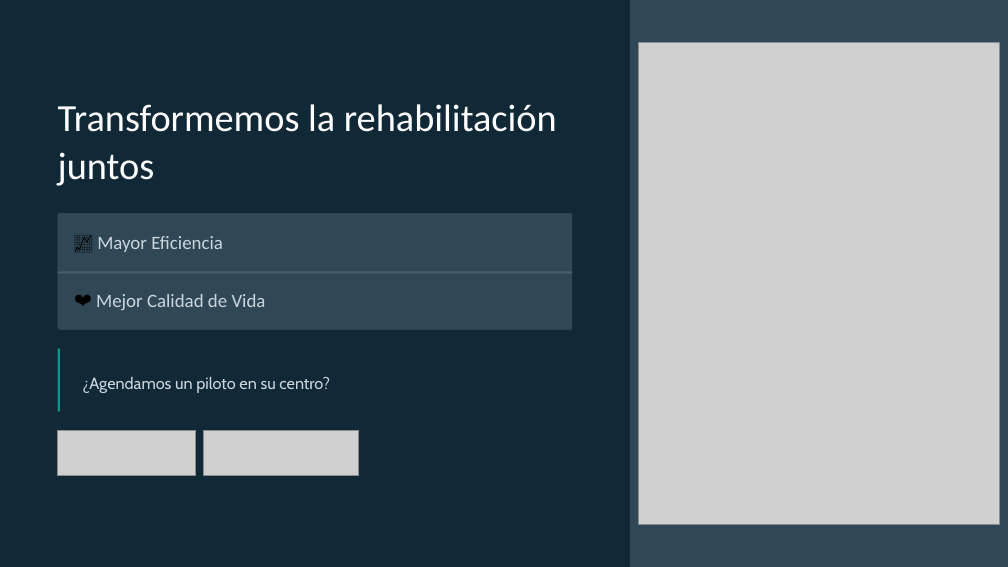
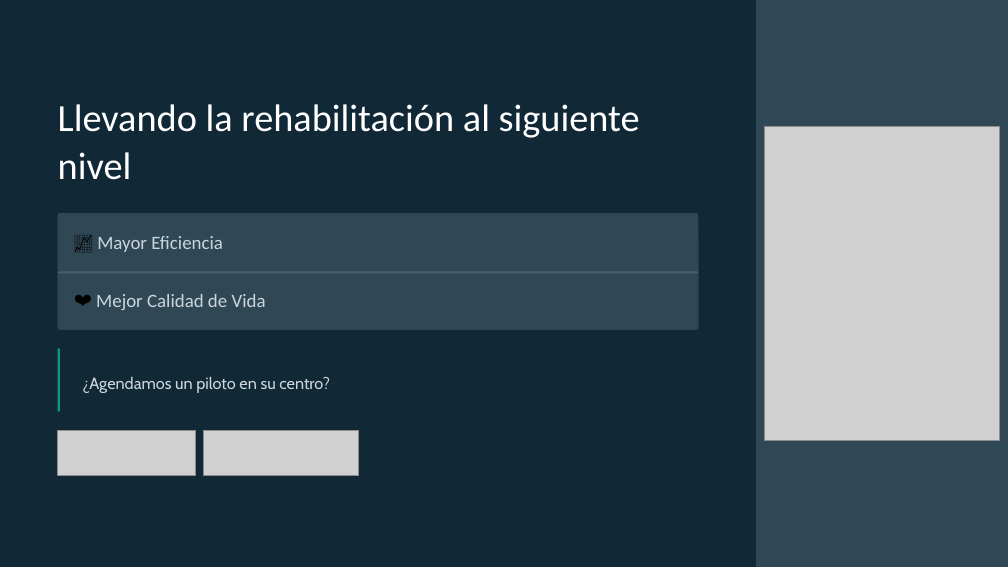
Before and after one commit to AlexArmijoAcevedo/Capstone_NeuroFlex, a slide deck: slide 9 of Fase 1/Evidencias Grupales/Presentacion Proyecto.pptx. Drawn at 1008x567 pixels with LibreOffice and Linux fonts; fonts in the diff are those of the drawing; grey boxes stand for pictures; background and template pictures are left out; a plain dark background stands for a picture behind light text. Boxes give left, top, right and bottom in pixels: in the first picture for what was removed or moved away, otherwise in the second. Text is boxed around its words. In the diff, an @@ line names an element or a change of style, - is before the commit and + after.

```diff
--- a/Fase 1/Evidencias Grupales/Presentacion Proyecto.pptx
+++ b/Fase 1/Evidencias Grupales/Presentacion Proyecto.pptx
@@ rectangle: place and size @@
-rectangle at [630,0,1008,567]
+rectangle at [756,0,1008,567]
@@ text at [58,104,640,180]: text changed @@
-Transformemos la rehabilitación juntos
+Llevando la rehabilitación al siguiente nivel
@@ picture: place and size @@
-picture at [638,42,1000,525]
+picture at [765,126,1000,440]
@@ rounded rectangle: place and size @@
-rounded rectangle at [57,213,572,330]
+rounded rectangle at [57,213,698,330]
@@ freeform shape: place and size @@
-freeform shape at [57,213,572,271]
+freeform shape at [57,213,698,271]
@@ freeform shape: place and size @@
-freeform shape at [57,271,572,330]
+freeform shape at [57,271,698,330]
@@ rounded rectangle: place and size @@
-rounded rectangle at [57,271,572,274]
+rounded rectangle at [57,271,698,274]
```
Also in this commit, not shown: 1 other slide changed, 7 slides added, 7 slides removed, 2 other files.
